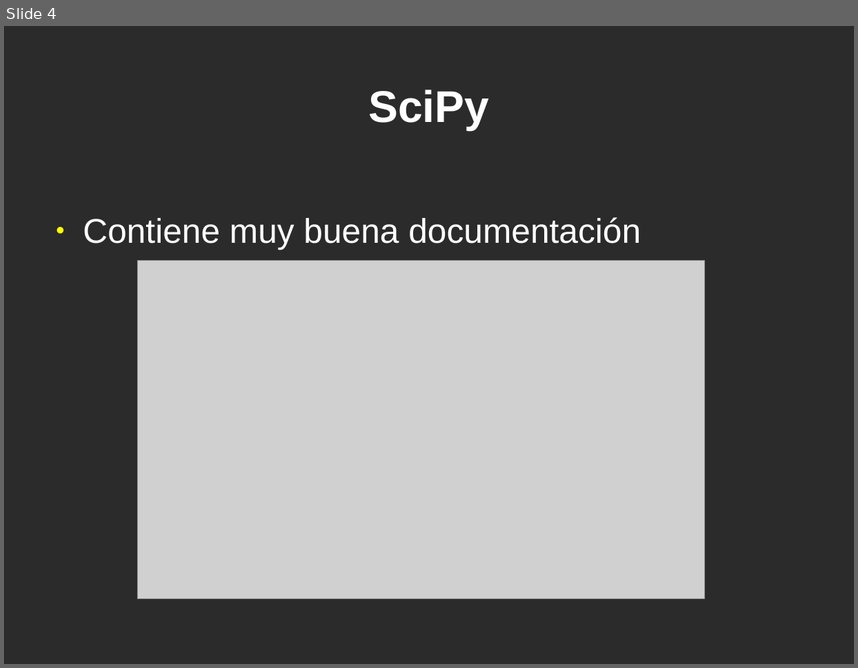
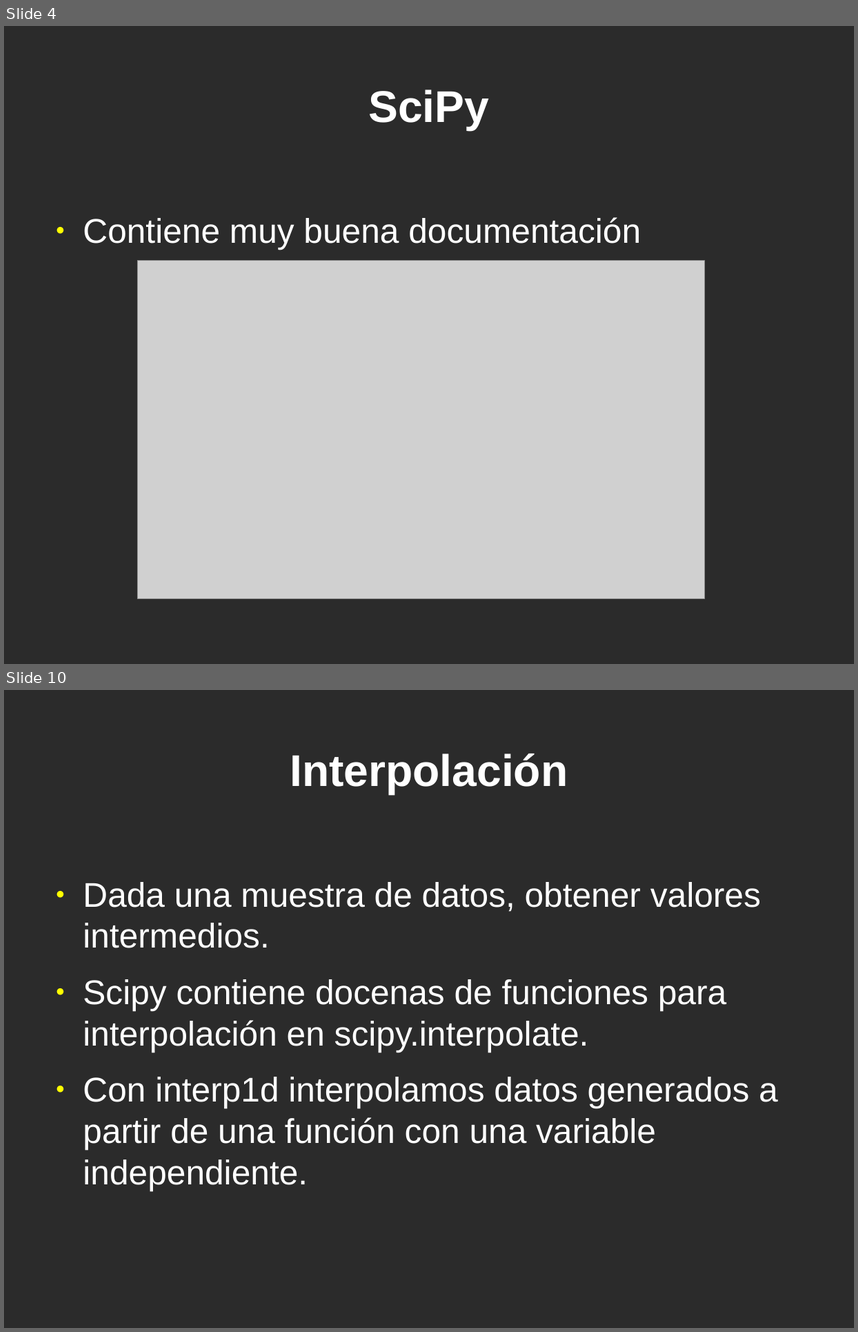
Before and after one commit to jeudy/clases_topicosI2013, a slide deck: 12-Librerias-Scipy.odp. Shown one above the other, each under a label of ours: slide 4 before the commit, slides 4 and 10 after it; the slides between them are not shown. The pictures are 858x668 and 858x1332 pixels, drawn with LibreOffice and Linux fonts; fonts in the diff are those of the drawing; grey boxes stand for pictures; background and template pictures are left out; a plain dark background stands for a picture behind light text. Boxes give left, top, right and bottom in pixels: in the first picture for what was removed or moved away, otherwise in the second. Text is boxed around its words. In the diff, an @@ line names an element or a change of style, - is before the commit and + after.

Commit message:
Scipy

```diff
--- a/12-Librerias-Scipy.odp
+++ b/12-Librerias-Scipy.odp
@@ slide 10 added at (x1=4, y1=690, x2=854, y2=1328), background picture (left out) @@
@@ title added at (x1=290, y1=753, x2=568, y2=794), 41.4 pt, text #FFFFFF, bold @@
+Interpolación
@@ text added at (x1=83, y1=882, x2=778, y2=1190), 32 pt, text #FFFFFF @@
+● Dada una muestra de datos, obtener valores intermedios.
+● Scipy contiene docenas de funciones para interpolación en scipy.interpolate.
+● Con interp1d interpolamos datos generados a partir de una función con una variable independiente.
```
Also in this commit, not shown: 17 other slides added.
